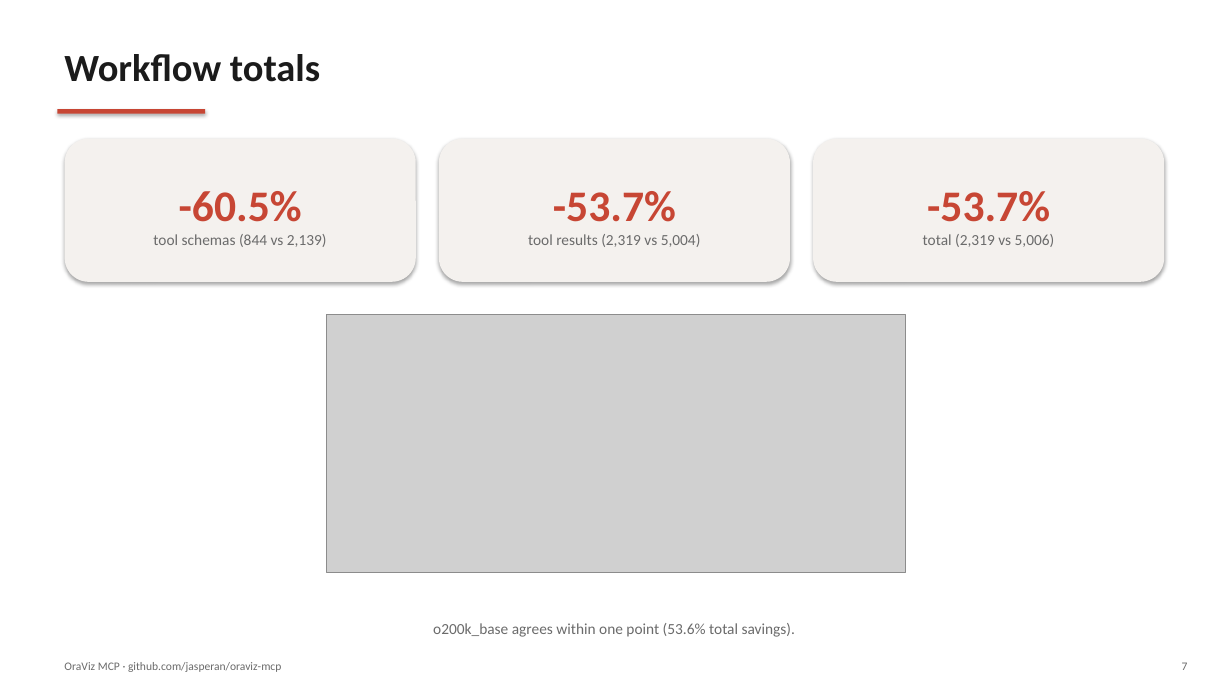
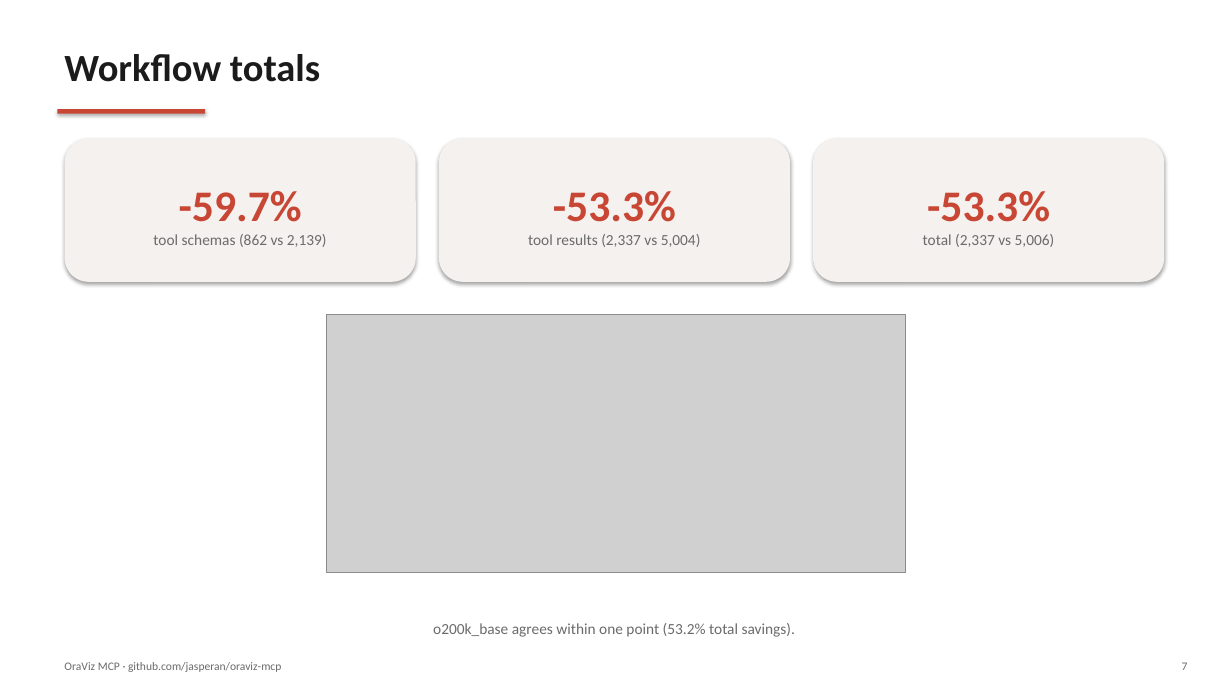
Before and after one commit to jasperan/oraviz-mcp, a slide deck: slide 7 of slides/oraviz-results-deck.pptx. Drawn at 1232x693 pixels with LibreOffice and Linux fonts; fonts in the diff are those of the drawing; grey boxes stand for pictures. Boxes give left, top, right and bottom in pixels: in the first picture for what was removed or moved away, otherwise in the second. Text is boxed around its words. In the diff, an @@ line names an element or a change of style, - is before the commit and + after.

```diff
--- a/slides/oraviz-results-deck.pptx
+++ b/slides/oraviz-results-deck.pptx
@@ text in rounded rectangle at (153, 191, 327, 247): text changed @@
--60.5%
-tool schemas (844 vs 2,139)
+-59.7%
+tool schemas (862 vs 2,139)
@@ text in rounded rectangle at (528, 191, 701, 247): text changed @@
--53.7%
-tool results (2,319 vs 5,004)
+-53.3%
+tool results (2,337 vs 5,004)
@@ text in rounded rectangle at (923, 191, 1055, 247): text changed @@
--53.7%
-total (2,319 vs 5,006)
+-53.3%
+total (2,337 vs 5,006)
@@ text at (433, 623, 795, 637): text changed @@
-o200k_base agrees within one point (53.6% total savings).
+o200k_base agrees within one point (53.2% total savings).
```
Also in this commit, not shown: 1 other slide changed, 29 other files.
